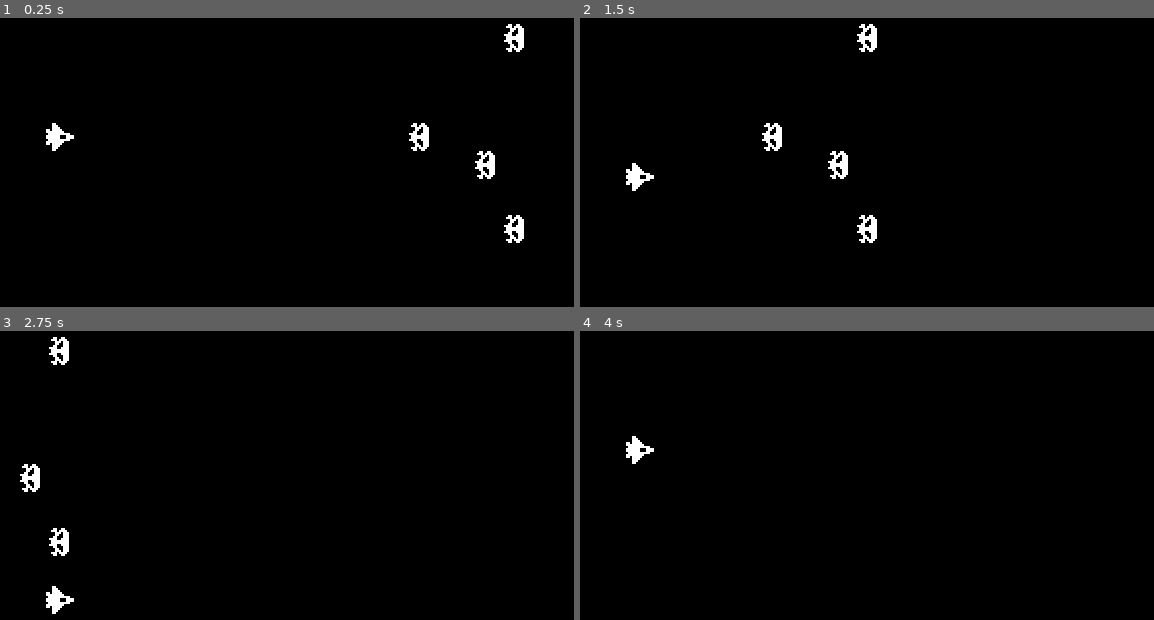
Above: before the commit, frames 1-4 (two rows, left to right).
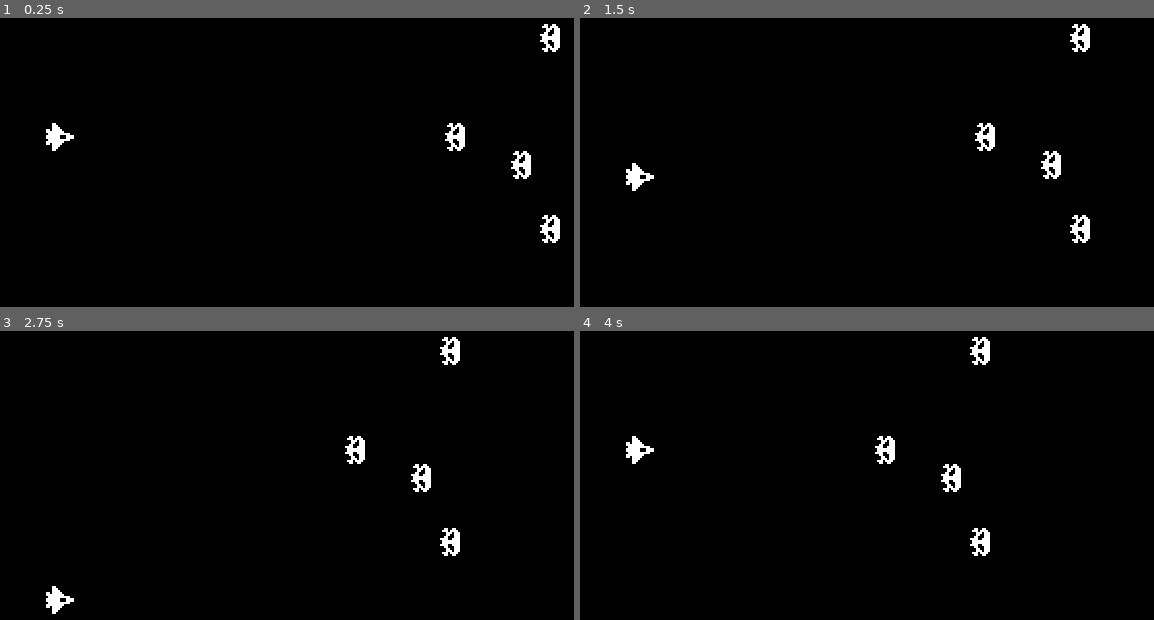
Above: after the commit, the same moments.

Repository: Kharouk/IntergalacticSpaceVenture
Game: Godot game, scene res://World.tscn
The game is run twice, just before and just after one commit, with the same random seed, the same clock (stepped at 60 frames per second) and the same inputs.
Inputs:
- Up to frame 1 (0.25 s): no input
- Up to frame 2 (1.5 s): hold Right (ui_right) 0.53-1.28 s; hold Down (ui_down) from 1.28 s (still down)
- Up to frame 3 (2.75 s): release Down (ui_down) at 2.03 s; hold Right (ui_right) from 2.03 s (still down)
- Up to frame 4 (4 s): release Right (ui_right) at 2.78 s; hold Up (ui_up) 2.78-3.53 s; hold Left (ui_left) from 3.53 s (still down)

The runs differ from the first frame. In frame 1, 1.7% of the frame differs, in the area x 71-98%, y 2-78%; in frame 2, 1.7%; in frame 3, 1.5%; in frame 4, 0.8%.

Commit message:
add guns and hit detection, enemies have life

Diff:
--- a/Enemy.gd
+++ b/Enemy.gd
@@ -5,3 +5,10 @@
 
 func _process(delta):
 	position.x -= SPEED * delta
+
+
+func _on_Enemy_body_entered(body):
+	body.queue_free()
+	HEALTH -= 1
+	if HEALTH <= 0:
+		queue_free()
--- a/Enemy.tscn
+++ b/Enemy.tscn
@@ -5,10 +5,10 @@
 
 [node name="Enemy" type="Area2D"]
 script = ExtResource( 1 )
-SPEED = 91
 
 [node name="Sprite" type="Sprite" parent="."]
 texture = ExtResource( 2 )
 
 [node name="Collision" type="CollisionPolygon2D" parent="."]
 polygon = PoolVector2Array( -5, -2, 1, -7, 3, -7, 5, -5, 5, 5, 3, 7, 1, 7, -5, 2 )
+[connection signal="body_entered" from="." to="." method="_on_Enemy_body_entered"]
